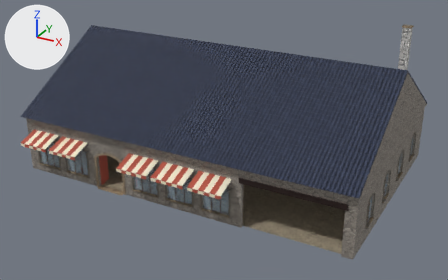
The glTF model art/town/shops/shop_smith.gltf as it was, and as the next commit left it.
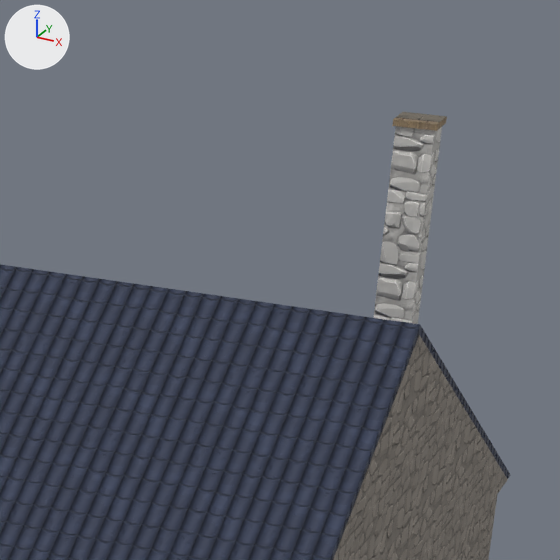
The first picture shows the older version from a camera (50 mm lens) standing at (24.4, -35.7, 24.7) and looking at (0.5, 7.7, 3.0). The close-ups show the older and then the newer version on the part from 71% to 98% of the width and 0% to 43% of the height of that picture. Only the edits that show in the close-ups are written down. Lighting does not change. The marker at upper left points along +X, +Y and +Z. Objects named as collision shapes, trigger or cutter boxes, shadow casters or lower levels of detail are left out. Vertices at exactly the same position are counted once.

In view in the first close-up: 'shop_smith'.
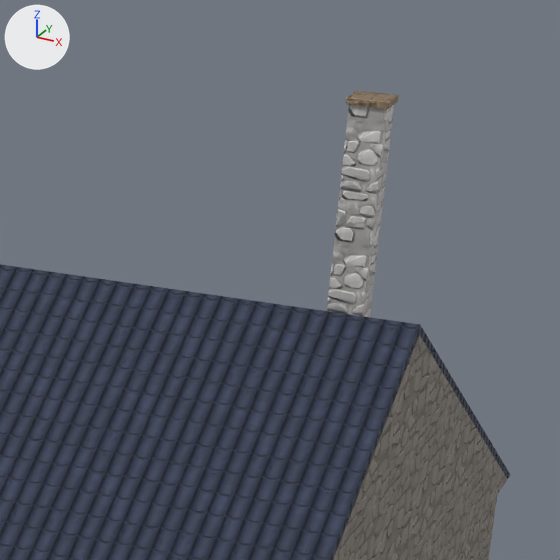
Boxes (x1, y1, x2, y2) around the edits, measured in the close-ups (560 x 560 px; the box of a moved part takes in the faces that stretch with it):
'shop_smith', reshaped: before (0, 112, 510, 560); after (0, 91, 510, 560)
part 1 of me_p1, moved or reshaped: before (374, 126, 442, 324); after (327, 105, 394, 317)
part 2 of me_p1, moved or reshaped: before (392, 112, 447, 131); after (346, 91, 399, 109)

What changed in the scene script:
```text
Add mat_m_townglass:
    mat_m_townglass = bpy.data.materials.new('M_TownGlass')
    # nodes: BsdfPrincipled, Mix, OutputMaterial, VertexColor
    # colours: dark blue #374d66, mixed with the vertex colours
Change me_p1:
    used by ob_shop_smith; location = (0.0, 0.0, 0.0)
    remove me_p1.from_pydata(...)  # 2836 vertices, 5408 faces; spans x -15.0..15.0, y -1.7..19.8, z 0.0..12.6
    add me_p1.from_pydata(...)  # 2908 vertices, 5520 faces; spans x -15.0..15.0, y -1.7..19.8, z 0.0..12.6
    me_p1 part 1: the loose piece of 8 vertices spanning x 12.6..13.4, y 16.7..17.3, z 4.7..12.4 is moved by (-1.2, 1.3, 0.0)
    me_p1 part 2: the loose piece of 8 vertices spanning x 12.6..13.4, y 16.6..17.4, z 12.4..12.6 is moved by (-1.2, 1.3, 0.0)
    other edits to the shape of me_p1 do not show in these pictures
    add me_p1.materials.append(mat_m_townglass)
```
